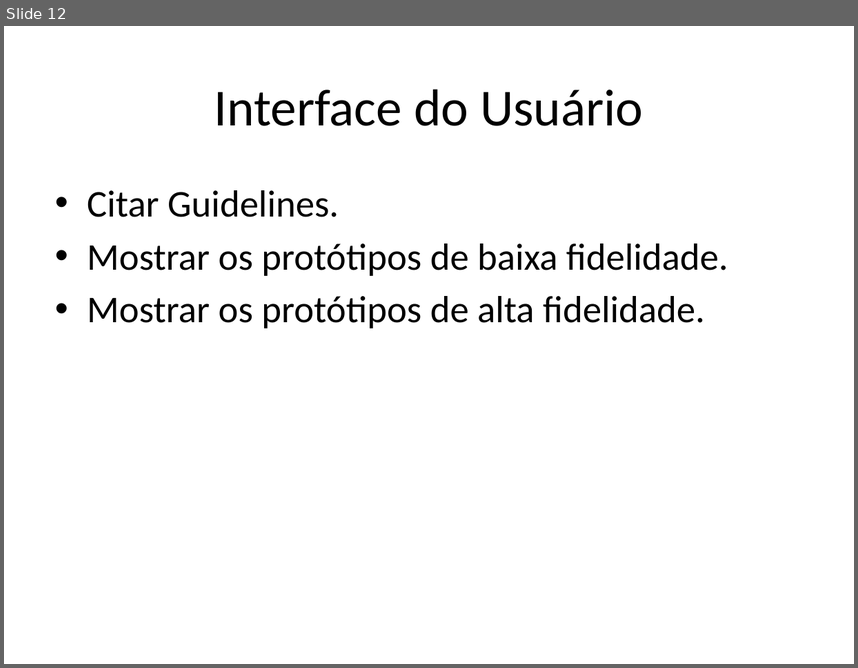
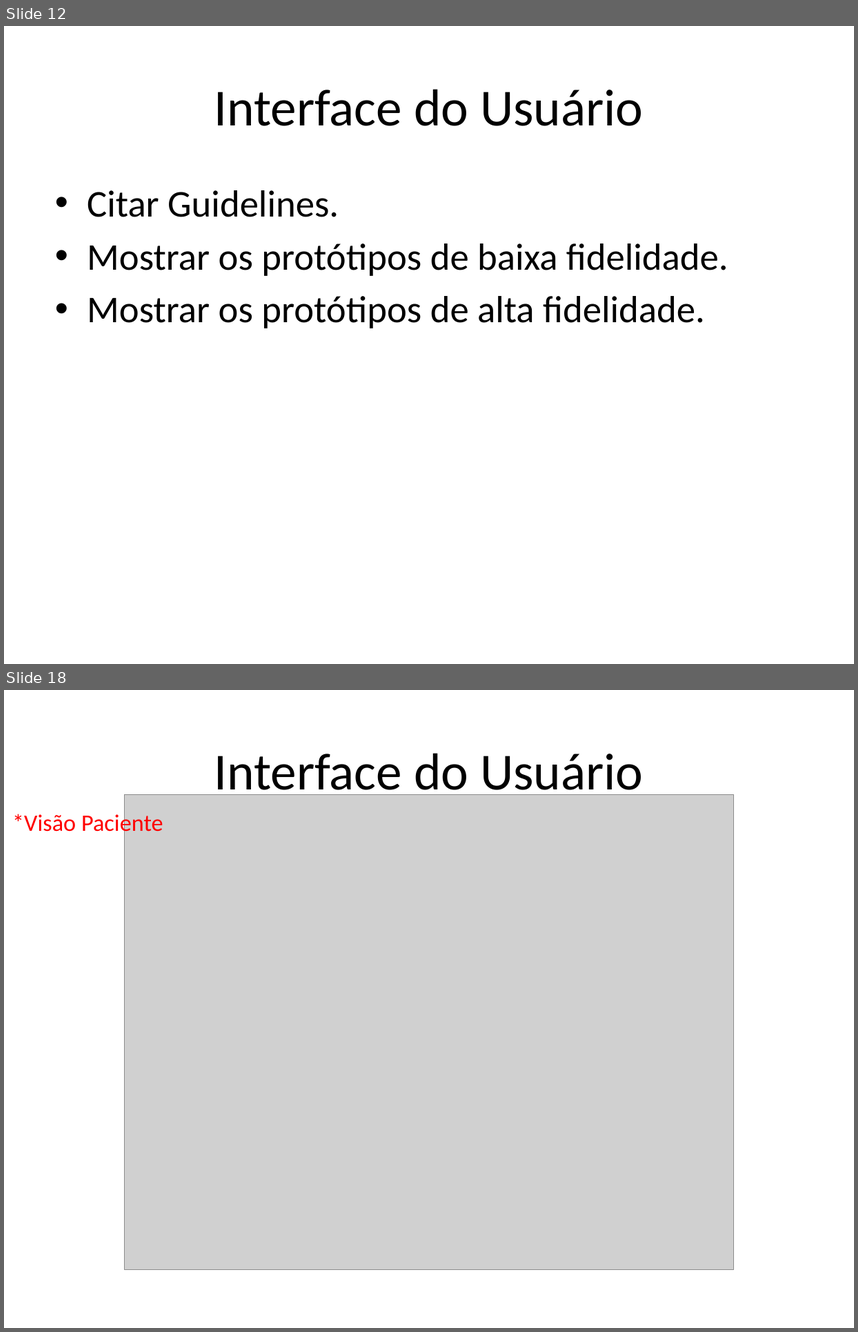
Before and after one commit to kokmz/TCCHUE, a slide deck: documentacao/G4_Apresentacao2sem2014_Final.pptx. Shown one above the other, each under a label of ours: slide 12 before the commit, slides 12 and 18 after it; the slides between them are not shown. The pictures are 858x668 and 858x1332 pixels, drawn with LibreOffice and Linux fonts; fonts in the diff are those of the drawing; grey boxes stand for pictures; background and template pictures are left out. Boxes give left, top, right and bottom in pixels: in the first picture for what was removed or moved away, otherwise in the second. Text is boxed around its words. In the diff, an @@ line names an element or a change of style, - is before the commit and + after.

```diff
--- a/documentacao/G4_Apresentacao2sem2014_Final.pptx
+++ b/documentacao/G4_Apresentacao2sem2014_Final.pptx
@@ slide 18 added at bbox=[4, 690, 854, 1328], background picture (left out) @@
@@ title added at bbox=[214, 753, 643, 801], 44 pt, text #000000 @@
+Interface do Usuário
@@ text added at bbox=[12, 811, 163, 837], 20 pt, text #FF0000 @@
+*Visão Paciente
@@ picture added at bbox=[124, 795, 733, 1269] @@
```
Also in this commit, not shown: 16 other slides added, 1 other file.
